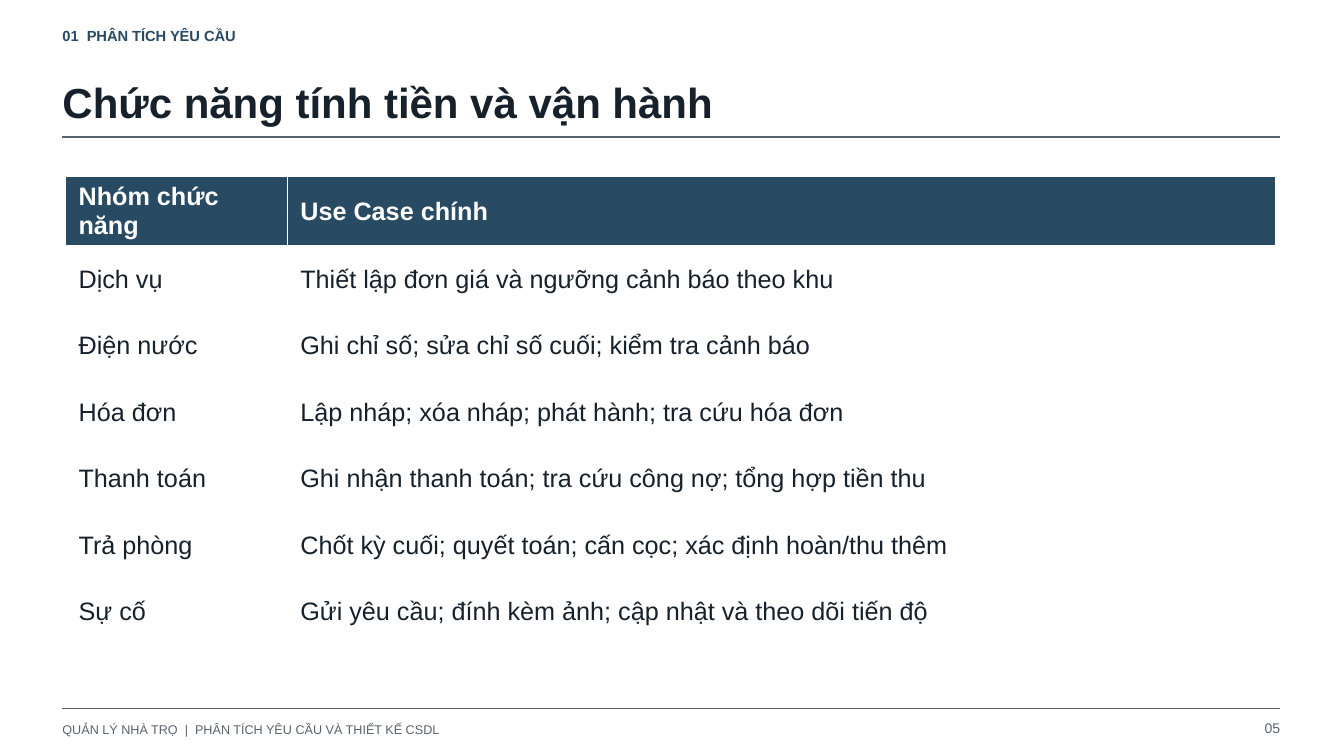
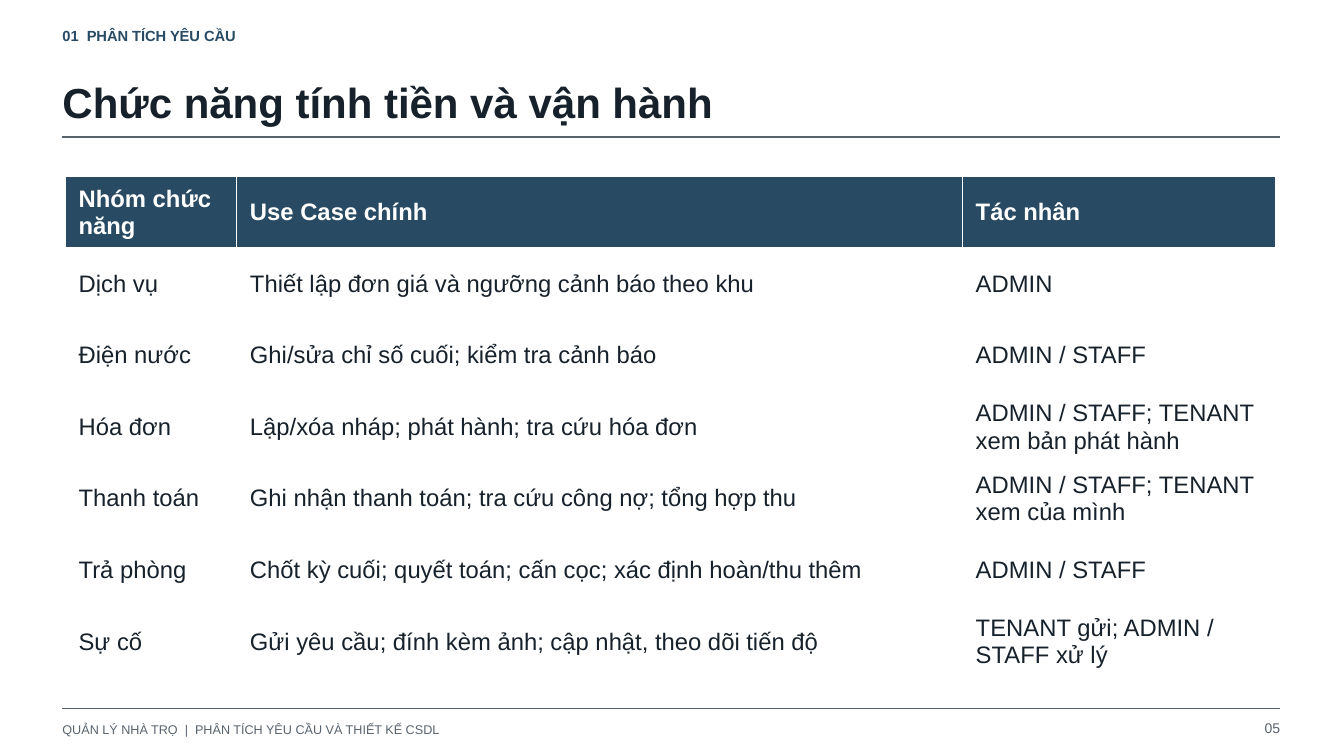
Before and after one commit to hieunofun/quanlytro, a slide deck: slide 5 of docs/thiet-ke-csdl-va-phan-tich-nghiep-vu.pptx. Drawn at 1344x756 pixels with LibreOffice and Linux fonts; fonts in the diff are those of the drawing. Boxes give left, top, right and bottom in pixels: in the first picture for what was removed or moved away, otherwise in the second. Text is boxed around its words. In the diff, an @@ line names an element or a change of style, - is before the commit and + after.

```diff
--- a/docs/thiet-ke-csdl-va-phan-tich-nghiep-vu.pptx
+++ b/docs/thiet-ke-csdl-va-phan-tich-nghiep-vu.pptx
@@ table at box(66, 176, 1275, 678) @@
-column 2: Use Case chính | Thiết lập đơn giá và ngưỡng cảnh báo theo khu | Ghi chỉ số; sửa chỉ số cuối; kiểm tra cảnh báo | Lập nháp; xóa nháp; phát hành; tra cứu hóa đơn | Ghi nhận thanh toán; tra cứu công nợ; tổng hợp tiền thu | Chốt kỳ cuối; quyết toán; cấn cọc; xác định hoàn/thu thêm | Gửi yêu cầu; đính kèm ảnh; cập nhật và theo dõi tiến độ
+column 2: Use Case chính | Thiết lập đơn giá và ngưỡng cảnh báo theo khu | Ghi/sửa chỉ số cuối; kiểm tra cảnh báo | Lập/xóa nháp; phát hành; tra cứu hóa đơn | Ghi nhận thanh toán; tra cứu công nợ; tổng hợp thu | Chốt kỳ cuối; quyết toán; cấn cọc; xác định hoàn/thu thêm | Gửi yêu cầu; đính kèm ảnh; cập nhật, theo dõi tiến độ
+column 3: Tác nhân | ADMIN | ADMIN / STAFF | ADMIN / STAFF; TENANT xem bản phát hành | ADMIN / STAFF; TENANT xem của mình | ADMIN / STAFF | TENANT gửi; ADMIN / STAFF xử lý
```
Also in this commit, not shown: 17 other slides changed, 15 other files.
